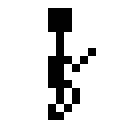
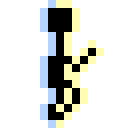
Two versions of the same layered image (128 × 128). Layer-by-layer changes:
renamed "Layer 13" to "Layer 17", painted on it over <box>40,0,104,128</box>
